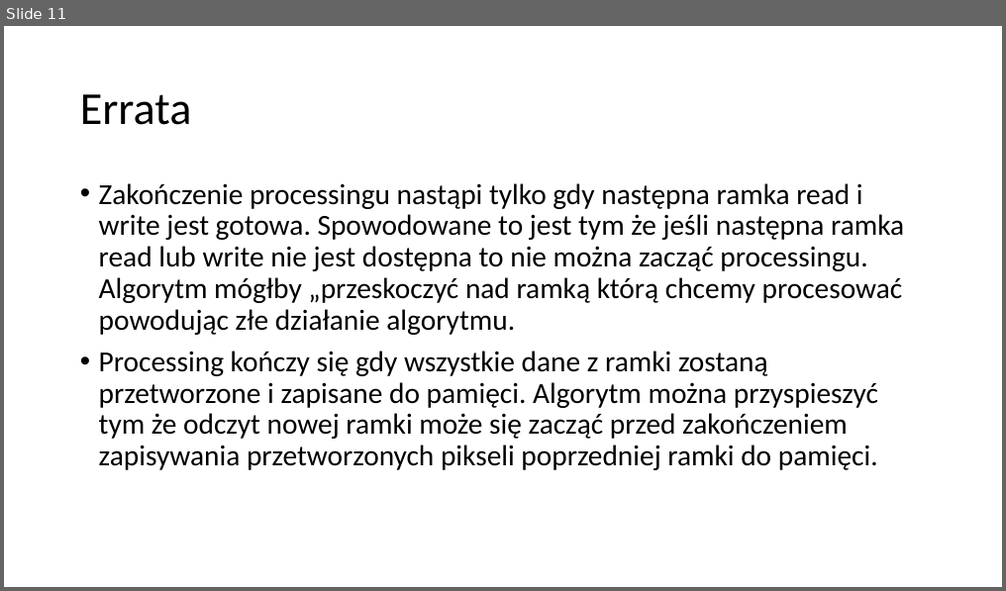
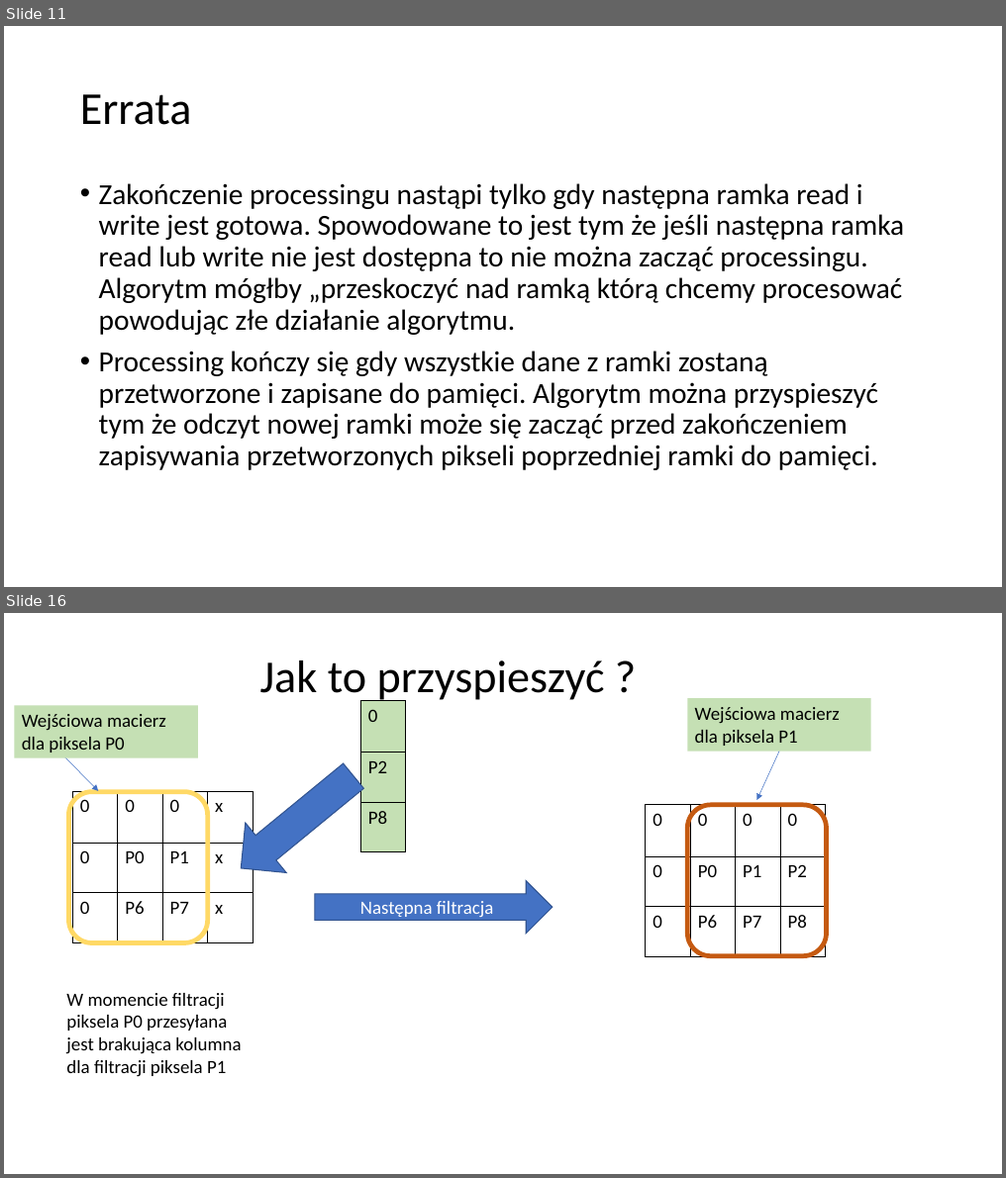
Before and after one commit to rfeiglewicz/SDWP_PROJECT, a slide deck: Prezentacja_splotowa_filtracja_obrazu.pptx. Shown one above the other, each under a label of ours: slide 11 before the commit, slides 11 and 16 after it; the slides between them are not shown. The pictures are 1006x591 and 1006x1178 pixels, drawn with LibreOffice and Linux fonts; fonts in the diff are those of the drawing. Boxes give left, top, right and bottom in pixels: in the first picture for what was removed or moved away, otherwise in the second. Text is boxed around its words. In the diff, an @@ line names an element or a change of style, - is before the commit and + after.

```diff
--- a/Prezentacja_splotowa_filtracja_obrazu.pptx
+++ b/Prezentacja_splotowa_filtracja_obrazu.pptx
@@ slide 16 added at box(4, 613, 1002, 1174), background #FFFFFF @@
@@ title added at box(260, 661, 605, 703), 44 pt, text #000000 @@
+Jak to przyspieszyć ?
@@ table added at box(360, 700, 405, 853), 3 rows, 1 columns @@
+0
+P2
+P8
@@ rectangle added at box(687, 698, 871, 752), fill #C5E0B4, 18 pt, text #000000 @@
+Wejściowa macierz dla piksela P1
@@ rectangle added at box(15, 705, 198, 759), fill #C5E0B4, 18 pt, text #000000 @@
+Wejściowa macierz dla piksela P0
@@ arrow added from (60, 753) to (98, 791), #4472C4 0.5 pt @@
@@ right arrow added at box(220, 751, 373, 893), fill #4472C4, outline #325491 1 pt @@
@@ arrow added from (779, 752) to (757, 800), #4472C4 0.5 pt @@
@@ rounded rectangle added at box(69, 792, 208, 943), outline #FFD966 4.5 pt @@
@@ table added at box(73, 791, 252, 943), 3 rows, 4 columns @@
+0 | 0 | 0 | x
+0 | P0 | P1 | x
+0 | P6 | P7 | x
@@ table added at box(646, 805, 826, 957), 3 rows, 4 columns @@
+0 | 0 | 0 | 0
+0 | P0 | P1 | P2
+0 | P6 | P7 | P8
@@ rounded rectangle added at box(687, 805, 827, 956), outline #C55A11 4.5 pt @@
@@ right arrow added at box(315, 881, 552, 934), fill #4472C4, outline #325491 1 pt, 18 pt, text #FFFFFF @@
+Następna filtracja
@@ text added at box(66, 993, 241, 1077), 18 pt, text #000000 @@
+W momencie filtracji piksela P0 przesyłana jest brakująca kolumna dla filtracji piksela P1
```
Also in this commit, not shown: 6 other slides added, 1 slide removed, 2 other files.
